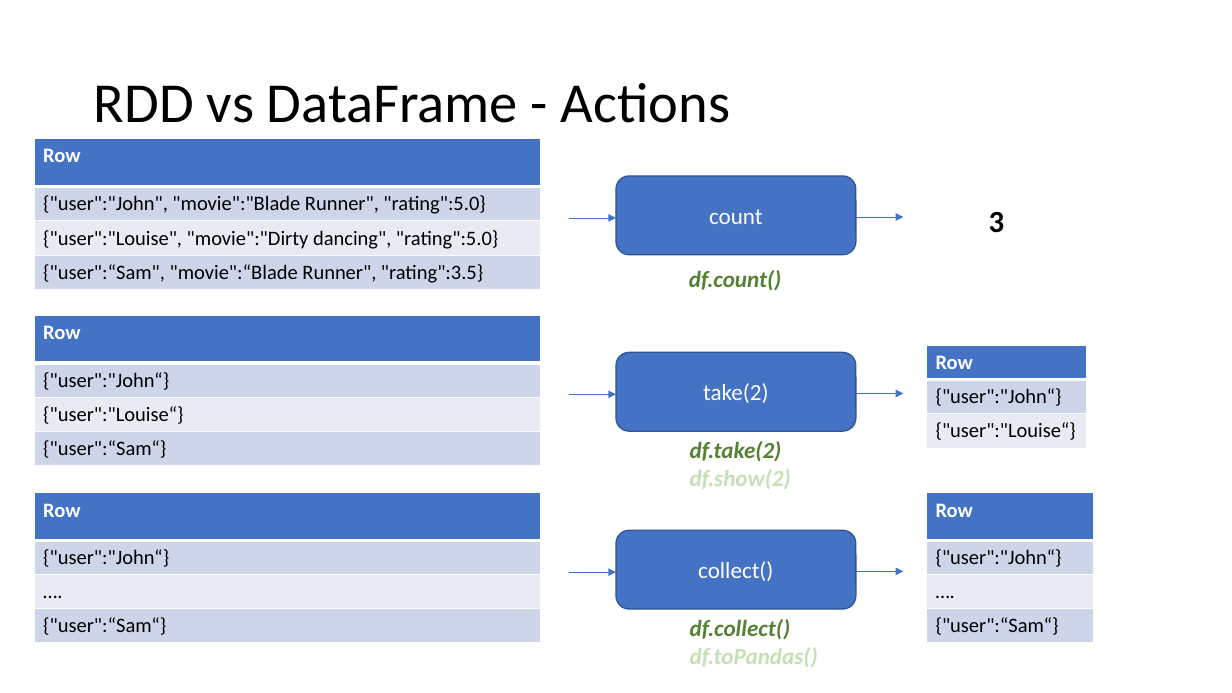
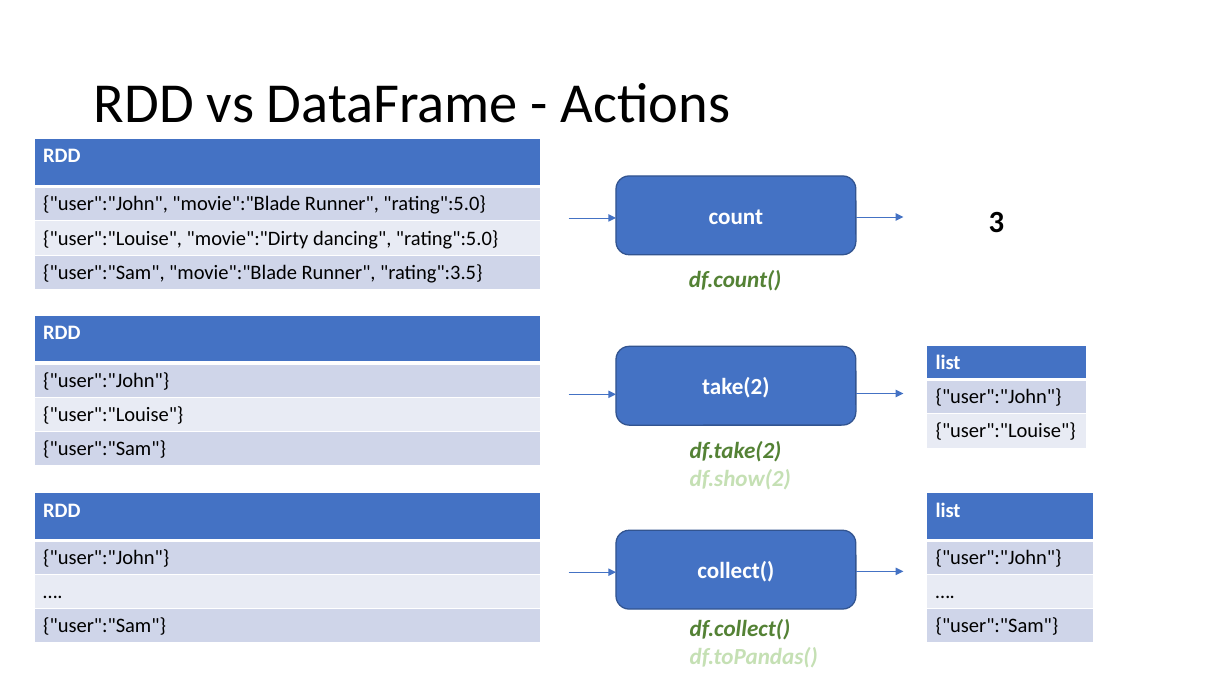
Before and after one commit to criteo-research/master-iasd, a slide deck: slide 6 of module4/td2/td2-spark-dataframe.pptx. Drawn at 1232x693 pixels with LibreOffice and Linux fonts; fonts in the diff are those of the drawing. Boxes give left, top, right and bottom in pixels: in the first picture for what was removed or moved away, otherwise in the second. Text is boxed around its words. In the diff, an @@ line names an element or a change of style, - is before the commit and + after.

```diff
--- a/module4/td2/td2-spark-dataframe.pptx
+++ b/module4/td2/td2-spark-dataframe.pptx
@@ table at [34, 139, 542, 288] @@
-row 1, column 1: Row
+row 1, column 1: RDD
@@ row 4, column 1: "{"user":“Sam", "movie":“Blade Runner", "rating":3.5}" to "{"user":"Sam", "movie":"Blade Runner", "rating":3.5}" @@
@@ table at [34, 315, 542, 465] @@
-row 1, column 1: Row
+row 1, column 1: RDD
@@ row 2, column 1: "{"user":"John“}" to "{"user":"John"}" @@
@@ row 3, column 1: "{"user":"Louise“}" to "{"user":"Louise"}" @@
@@ row 4, column 1: "{"user":“Sam“}" to "{"user":"Sam"}" @@
@@ bold on in 3 elements at [616, 176, 857, 254], [616, 531, 857, 609], [616, 347, 857, 425] @@
@@ rounded rectangle "take(2)": place and size @@
-rounded rectangle "take(2)" at [616, 352, 857, 431]
+rounded rectangle "take(2)" at [616, 347, 857, 425]
@@ table at [927, 345, 1088, 446] @@
-row 1, column 1: Row
+row 1, column 1: list
@@ row 2, column 1: "{"user":"John“}" to "{"user":"John"}" @@
@@ row 3, column 1: "{"user":"Louise“}" to "{"user":"Louise"}" @@
@@ table at [34, 493, 542, 642] @@
-row 1, column 1: Row
+row 1, column 1: RDD
@@ row 2, column 1: "{"user":"John“}" to "{"user":"John"}" @@
@@ row 4, column 1: "{"user":“Sam“}" to "{"user":"Sam"}" @@
@@ table at [927, 493, 1094, 642] @@
-row 1, column 1: Row
+row 1, column 1: list
@@ row 2, column 1: "{"user":"John“}" to "{"user":"John"}" @@
@@ row 4, column 1: "{"user":“Sam“}" to "{"user":"Sam"}" @@
```
Also in this commit, not shown: 3 other slides changed, 1 other file.
